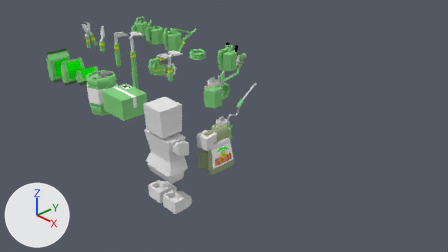
The Blender file scripts/processors/resources/tools.blend as it was, and as the next commit left it.
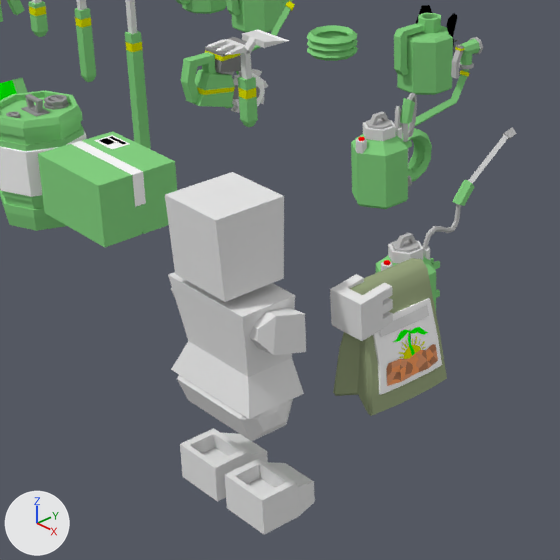
Old and new are each drawn from the file's camera 'Camera' and again close up on the part from 20% to 61% of the width and 16% to 88% of the height. Lighting does not change. The marker at lower left points along +X, +Y and +Z.

Objects in the first close-up: 'hoe', 'hose.001', 'hoseItem', 'package', 'planter', 'player_base_Mesh.042', 'reclaimer', 'sprayer', 'sprayer.001', 'super_fert', 'tank', 'watering cat'.
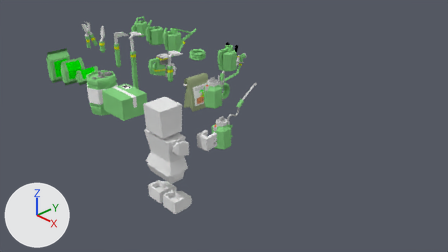
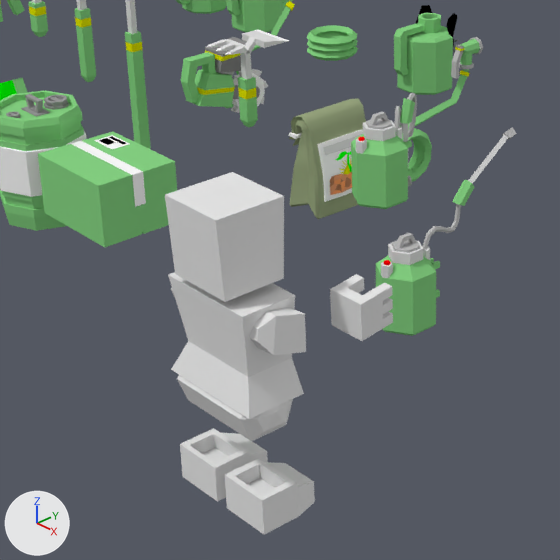
Edits to the bpy script that builds the scene:
```text
Change ob_super_fert:
    ob_super_fert.location: (0.0, 0.0, 0.0) -> (-3.0, 2.0, 0.0)
```

Boxes [x1, y1, x2, y2] around the edits, measured in the close-ups (560 x 560 px):
'super_fert', moved
    before: [333, 258, 447, 416]
    after: [288, 98, 366, 219]
